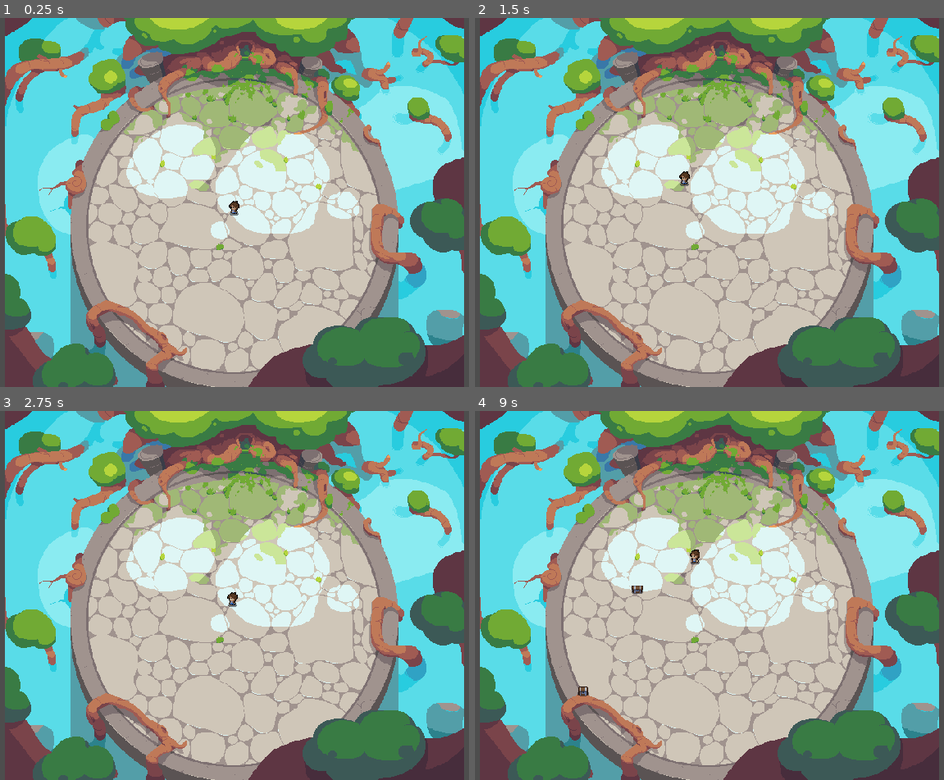
Above: before the commit, frames 1-4 (two rows, left to right).
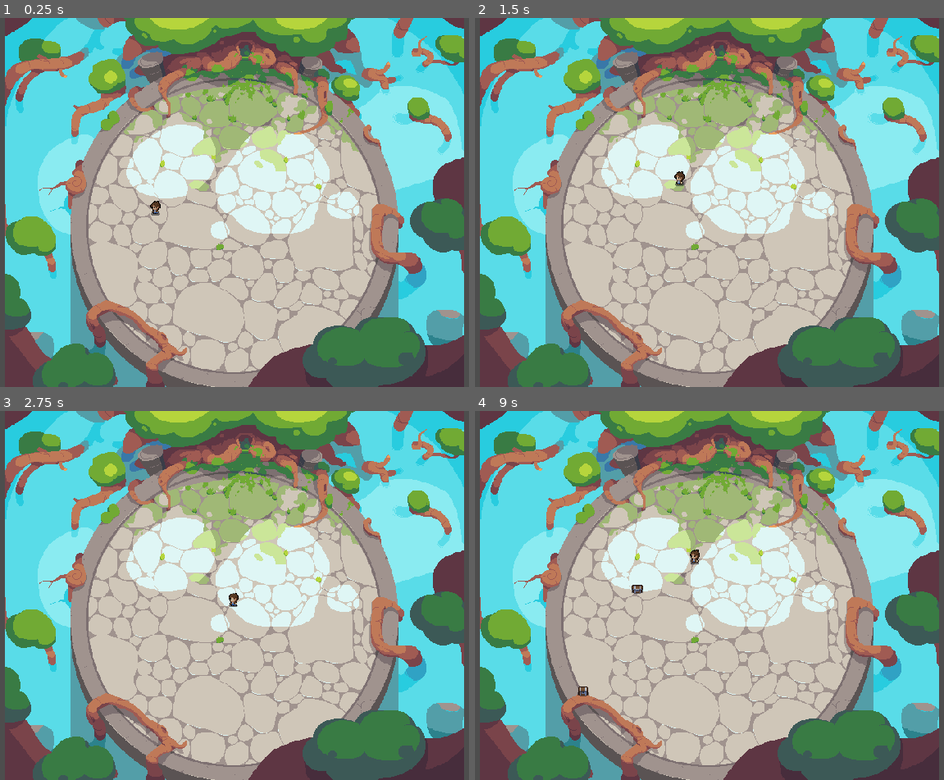
Above: after the commit, the same moments.

Repository: VanillaIceCube/Yokozuna-Ring-Warriors
Game: Godot game, scene res://arenas/arena_01.tscn
Same seed, same stepped clock (60 frames per second), same inputs: the game is played once before the commit and once after it.
Inputs (mouse positions are in pixels of both pictures, inside the frame that each line leads up to):
- Up to frame 1 (0.25 s): no input
- Up to frame 2 (1.5 s): tap Enter at 0.5 s; move the mouse to (854, 184) at 0.52 s; hold R (swing_sword) 0.53-1.28 s; click (854, 184) at 0.67 s; move the mouse to (578, 220) at 1.27 s; hold F (character_knockback) from 1.28 s (still down); tap R (swing_sword) at 1.35 s
- Up to frame 3 (2.75 s): move the mouse to (300, 514) at 2.02 s; release F (character_knockback) at 2.03 s; hold R (swing_sword) from 2.03 s (still down)
- Up to frame 4 (9 s): move the mouse to (676, 669) at 2.77 s; release R (swing_sword) at 2.78 s; tap R (swing_sword) every 1.5 s from 2.85 to 8.85 s; click (676, 669) at 2.92 s; move the mouse to (906, 650) at 3.52 s; hold R (swing_sword) 3.53-4.28 s; hold F (character_knockback) 3.53-5.78 s; move the mouse to (512, 540) at 4.27 s; tap Space at 5, 7.25 s; move the mouse to (742, 595) at 5.02 s; hold R (swing_sword) 5.03-5.78 s; click (742, 595) at 5.17 s; tap Enter at 5.75 s; move the mouse to (611, 503) at 5.77 s; move the mouse to (854, 577) at 6.52 s; hold R (swing_sword) 6.53-7.28 s; move the mouse to (578, 613) at 7.27 s; click (578, 613) at 7.42 s; move the mouse to (775, 514) at 8.02 s; hold R (swing_sword) 8.03-8.78 s; hold F (character_knockback) from 8.03 s (still down); move the mouse to (676, 669) at 8.77 s

The runs differ from the first frame. In frame 1, 0.1% of the frame differs, in the area x 31-52%, y 49-54%; in frame 2, 0.1%; in frame 3, less than 0.1%; in frame 4, less than 0.1%.

Commit message:
Yoko moved left

Diff:
--- a/arenas/arena_01.tscn
+++ b/arenas/arena_01.tscn
@@ -14,5 +14,6 @@
 zoom = Vector2(0.5, 0.5)
 
 [node name="Yokozuna" parent="." instance=ExtResource("1_yuyf3")]
+position = Vector2(-124, 0)
 
 [node name="chest_spawner" parent="." instance=ExtResource("4_0wdt4")]
